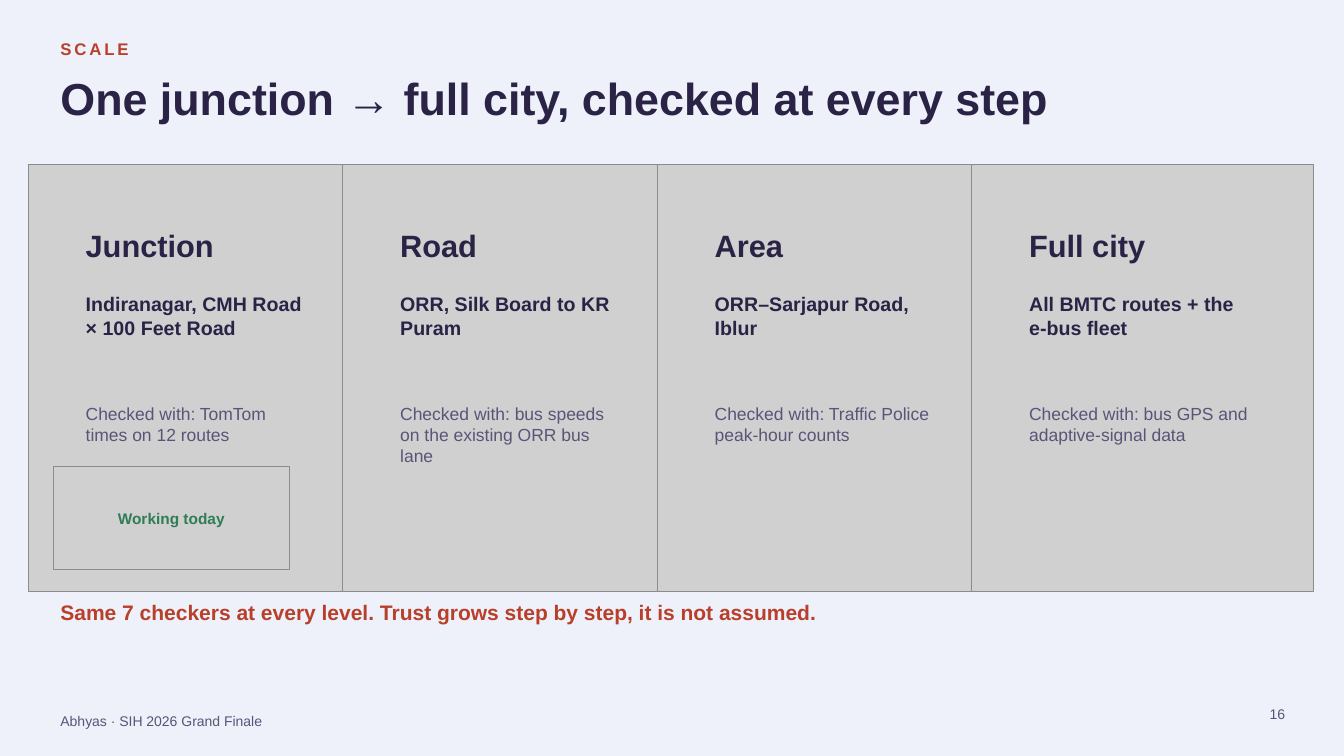
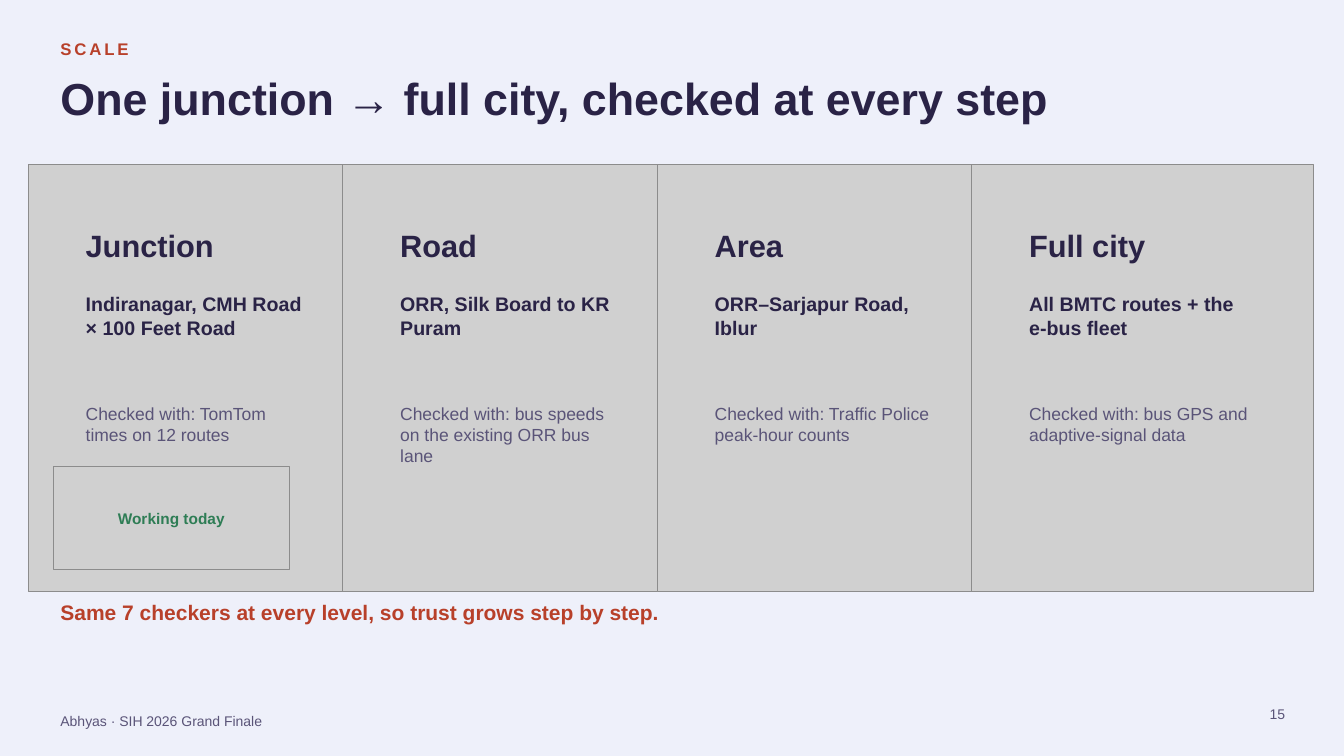
Before and after one commit to UnKnownnPasta/Abhyas, a slide deck: slide 15 of presentation/Abhyas_SIH2026_Finale.pptx (slide 16 before the commit). Drawn at 1344x756 pixels with LibreOffice and Linux fonts; fonts in the diff are those of the drawing; grey boxes stand for pictures. Boxes give left, top, right and bottom in pixels: in the first picture for what was removed or moved away, otherwise in the second. Text is boxed around its words. In the diff, an @@ line names an element or a change of style, - is before the commit and + after.

```diff
--- a/presentation/Abhyas_SIH2026_Finale.pptx
+++ b/presentation/Abhyas_SIH2026_Finale.pptx
@@ text at box(60, 604, 659, 625): text changed @@
-Same 7 checkers at every level. Trust grows step by step, it is not assumed.
+Same 7 checkers at every level, so trust grows step by step.
@@ page number at box(1270, 709, 1286, 719): text changed @@
-16
+15
```
Also in this commit, not shown: 9 other slides changed, 1 slide removed.
